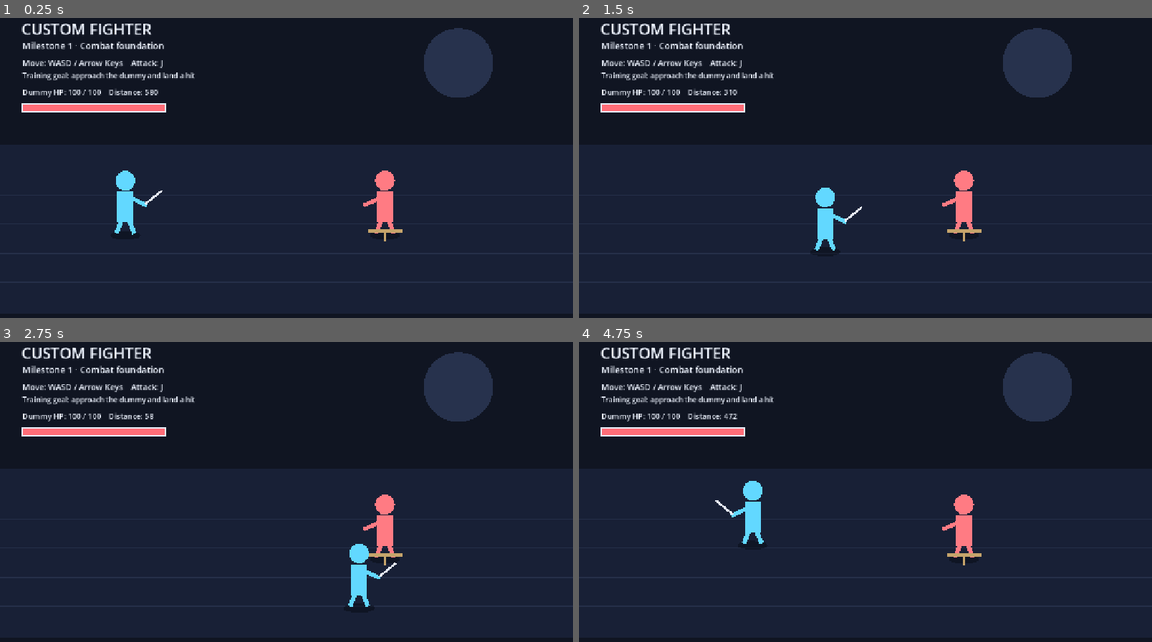
Above: before the commit, frames 1-4 (two rows, left to right).
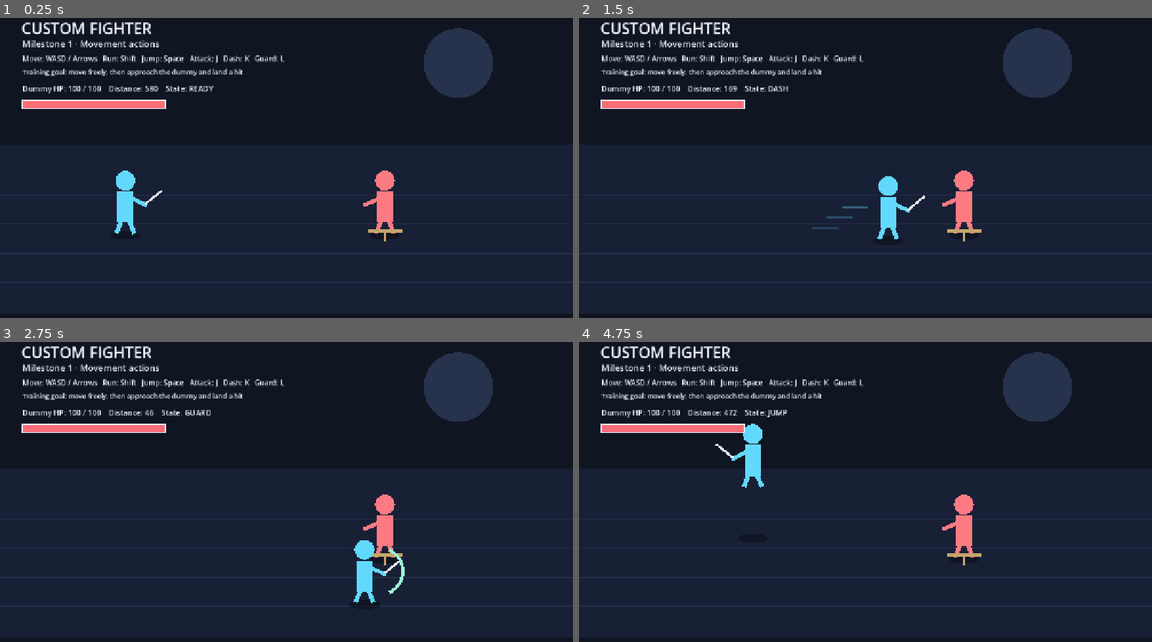
Above: after the commit, the same moments.

Repository: ws951125/custom-fighter
Game: Godot game, scene res://game/runtime/main.tscn
Two runs of this game, one before a commit and one after it. Both use one fixed random seed, a clock stepped at 60 frames per second and the inputs below.
Inputs:
- Up to frame 1 (0.25 s): no input
- Up to frame 2 (1.5 s): tap Enter at 0.5 s; hold D (move_right) 0.53-1.28 s; hold J (attack) 0.53-1.28 s; tap Space (jump, bound only after the commit) at 0.77, 1.07 s; tap K (dash, bound only after the commit) at 0.8, 1.35 s; hold S (move_down) from 1.28 s (still down)
- Up to frame 3 (2.75 s): tap Space (jump, bound only after the commit) at 1.52, 1.82 s; tap L (guard, bound only after the commit) at 1.55 s; release S (move_down) at 2.03 s; hold D (move_right) from 2.03 s (still down); hold L (guard, bound only after the commit) from 2.03 s (still down); tap Shift (run, bound only after the commit) at 2.3 s
- Up to frame 4 (4.75 s): release D (move_right) at 2.78 s; release L (guard, bound only after the commit) at 2.78 s; hold W (move_up) 2.78-3.53 s; tap Shift (run, bound only after the commit) at 2.85 s; tap Space (jump, bound only after the commit) at 3.02, 3.05, 3.32, 4.52 s; hold Space (jump, bound only after the commit) 3.53-4.28 s; hold A (move_left) from 3.53 s (still down); tap J (attack) at 3.8, 4.35 s; tap K (dash, bound only after the commit) at 4.55 s

The runs differ from the first frame. In frame 1, 3.6% of the frame differs, in the area x 3-50%, y 1-32%; in frame 2, 4.9%, in the area x 3-61%, y 1-79%; in frame 3, 4.2%; in frame 4, 4.8%.

Commit message:
Milestone 1: run, jump, dash and guard
* feat: add reusable movement state model

* feat: add run jump dash and guard to training room

* test: cover movement state transitions

* test: exercise run jump dash guard and combat in browser

* ci: fail on Godot parse and fatal runtime diagnostics

Diff:
--- /dev/null
+++ b/game/core/movement/movement_state.gd
@@ -0,0 +1,58 @@
+class_name MovementState
+extends RefCounted
+
+var jump_duration := 0.52
+var jump_height := 115.0
+var jump_elapsed := 0.0
+var jumping := false
+
+var dash_duration := 0.18
+var dash_distance := 190.0
+var dash_remaining := 0.0
+var dash_cooldown := 0.45
+var dash_cooldown_remaining := 0.0
+var dash_direction := 1.0
+
+func start_jump() -> bool:
+	if jumping:
+		return false
+	jumping = true
+	jump_elapsed = 0.0
+	return true
+
+func start_dash(direction: float) -> bool:
+	if dash_remaining > 0.0 or dash_cooldown_remaining > 0.0:
+		return false
+	dash_direction = 1.0 if direction >= 0.0 else -1.0
+	dash_remaining = dash_duration
+	dash_cooldown_remaining = dash_cooldown
+	return true
+
+func tick(delta: float) -> void:
+	var safe_delta := maxf(0.0, delta)
+
+	if jumping:
+		jump_elapsed += safe_delta
+		if jump_elapsed >= jump_duration:
+			jump_elapsed = jump_duration
+			jumping = false
+
+	dash_remaining = maxf(0.0, dash_remaining - safe_delta)
+	dash_cooldown_remaining = maxf(0.0, dash_cooldown_remaining - safe_delta)
+
+func jump_offset() -> float:
+	if not jumping or jump_duration <= 0.0:
+		return 0.0
+	var progress := clampf(jump_elapsed / jump_duration, 0.0, 1.0)
+	return sin(progress * PI) * jump_height
+
+func dash_velocity() -> float:
+	if dash_remaining <= 0.0 or dash_duration <= 0.0:
+		return 0.0
+	return dash_direction * (dash_distance / dash_duration)
+
+func is_dashing() -> bool:
+	return dash_remaining > 0.0
+
+func can_dash() -> bool:
+	return dash_remaining <= 0.0 and dash_cooldown_remaining <= 0.0
--- a/game/runtime/main.gd
+++ b/game/runtime/main.gd
@@ -1,9 +1,12 @@
 extends Control
 
 const CombatantState = preload("res://game/core/combat/combatant_state.gd")
+const MovementState = preload("res://game/core/movement/movement_state.gd")
 
 const MOVE_SPEED := 360.0
 const DEPTH_SPEED := 0.72
+const RUN_MULTIPLIER := 1.60
+const GUARD_MOVE_MULTIPLIER := 0.35
 const ATTACK_DAMAGE := 20
 const ATTACK_REACH_X := 128.0
 const ATTACK_REACH_DEPTH := 0.20
@@ -16,22 +19,32 @@
 
 var attack_timer := 0.0
 var attack_latched := false
+var jump_latched := false
+var dash_latched := false
+var player_guarding := false
+var player_running := false
 var dummy_hit_timer := 0.0
+var web_sync_accumulator := 0.0
+
 var dummy_state := CombatantState.new(100, 0)
+var movement_state := MovementState.new()
 var status_label: Label
 
 func _ready() -> void:
 	_ensure_input_actions()
-	_create_label("CUSTOM FIGHTER", Vector2(48, 30), 34)
-	_create_label("Milestone 1 · Combat foundation", Vector2(50, 76), 20)
-	_create_label("Move: WASD / Arrow Keys    Attack: J", Vector2(50, 116), 18)
-	_create_label("Training goal: approach the dummy and land a hit", Vector2(50, 146), 16)
-	status_label = _create_label("", Vector2(50, 182), 17)
+	_create_label("CUSTOM FIGHTER", Vector2(48, 28), 34)
+	_create_label("Milestone 1 · Movement actions", Vector2(50, 72), 20)
+	_create_label("Move: WASD / Arrows   Run: Shift   Jump: Space   Attack: J   Dash: K   Guard: L", Vector2(50, 108), 16)
+	_create_label("Training goal: move freely, then approach the dummy and land a hit", Vector2(50, 138), 15)
+	status_label = _create_label("", Vector2(50, 174), 17)
 
 	_set_web_state()
 	queue_redraw()
 
 func _process(delta: float) -> void:
+	_handle_action_edges()
+	movement_state.tick(delta)
+
 	var move_vector := Vector2(
 		Input.get_axis("move_left", "move_right"),
 		Input.get_axis("move_up", "move_down")
@@ -39,15 +52,30 @@
 	if move_vector.length_squared() > 1.0:
 		move_vector = move_vector.normalized()
 
-	player_x += move_vector.x * MOVE_SPEED * delta
-	player_depth += move_vector.y * DEPTH_SPEED * delta
+	player_guarding = Input.is_action_pressed("guard") and not movement_state.is_dashing()
+	player_running = (
+		Input.is_action_pressed("run")
+		and move_vector.length_squared() > 0.01
+		and not player_guarding
+		and not movement_state.is_dashing()
+	)
+
+	if movement_state.is_dashing():
+		player_x += movement_state.dash_velocity() * delta
+	else:
+		var speed_multiplier := RUN_MULTIPLIER if player_running else 1.0
+		if player_guarding:
+			speed_multiplier *= GUARD_MOVE_MULTIPLIER
+		player_x += move_vector.x * MOVE_SPEED * speed_multiplier * delta
+		player_depth += move_vector.y * DEPTH_SPEED * speed_multiplier * delta
+
 	player_x = clampf(player_x, 90.0, maxf(size.x, 1280.0) - 90.0)
 	player_depth = clampf(player_depth, 0.0, 1.0)
-	if absf(move_vector.x) > 0.01:
+	if absf(move_vector.x) > 0.01 and not movement_state.is_dashing():
 		player_facing = signf(move_vector.x)
 
 	var attacking := Input.is_action_pressed("attack")
-	if attacking and not attack_latched:
+	if attacking and not attack_latched and not player_guarding and not movement_state.is_dashing():
 		_begin_attack()
 	attack_latched = attacking
 
@@ -55,12 +83,36 @@
 	dummy_hit_timer = maxf(0.0, dummy_hit_timer - delta)
 	dummy_state.tick(delta)
 
-	status_label.text = "Dummy HP: %d / %d    Distance: %d" % [
+	status_label.text = "Dummy HP: %d / %d    Distance: %d    State: %s" % [
 		dummy_state.hp,
 		dummy_state.max_hp,
-		roundi(absf(dummy_x - player_x))
+		roundi(absf(dummy_x - player_x)),
+		_player_state_name()
 	]
+
+	web_sync_accumulator += delta
+	if web_sync_accumulator >= 0.05:
+		web_sync_accumulator = 0.0
+		_set_web_state()
 	queue_redraw()
+
+func _handle_action_edges() -> void:
+	var jump_pressed := Input.is_action_pressed("jump")
+	if jump_pressed and not jump_latched:
+		movement_state.start_jump()
+		_set_web_state()
+	jump_latched = jump_pressed
+
+	var dash_pressed := Input.is_action_pressed("dash")
+	if (
+		dash_pressed
+		and not dash_latched
+		and not Input.is_action_pressed("guard")
+		and not movement_state.jumping
+	):
+		movement_state.start_dash(player_facing)
+		_set_web_state()
+	dash_latched = dash_pressed
 
 func _begin_attack() -> void:
 	attack_timer = 0.22
@@ -93,20 +145,24 @@
 		var lane_y := lerpf(arena_top, arena_bottom, float(lane) / 4.0)
 		draw_line(Vector2(0.0, lane_y), Vector2(canvas_width, lane_y), Color(0.32, 0.39, 0.55, 0.22), 2.0)
 
-	var player_feet := Vector2(player_x, lerpf(arena_top, arena_bottom, player_depth))
+	var player_ground_feet := Vector2(player_x, lerpf(arena_top, arena_bottom, player_depth))
 	var dummy_feet := Vector2(dummy_x, lerpf(arena_top, arena_bottom, dummy_depth))
+	var jump_offset := movement_state.jump_offset()
+
+	if movement_state.is_dashing():
+		_draw_dash_lines(player_ground_feet)
 
 	if player_depth <= dummy_depth:
-		_draw_fighter(player_feet, Color("62d8ff"), player_facing, false)
+		_draw_fighter(player_ground_feet, Color("62d8ff"), player_facing, false, jump_offset, player_guarding)
 		_draw_fighter(dummy_feet, _dummy_color(), -1.0, true)
 	else:
 		_draw_fighter(dummy_feet, _dummy_color(), -1.0, true)
-		_draw_fighter(player_feet, Color("62d8ff"), player_facing, false)
-
-	_draw_health_bar(Vector2(50.0, 220.0), 320.0, dummy_state.hp, dummy_state.max_hp)
+		_draw_fighter(player_ground_feet, Color("62d8ff"), player_facing, false, jump_offset, player_guarding)
+
+	_draw_health_bar(Vector2(50.0, 214.0), 320.0, dummy_state.hp, dummy_state.max_hp)
 
 	if attack_timer > 0.0:
-		var player_y := player_feet.y
+		var player_y := player_ground_feet.y - jump_offset
 		var effect_center := Vector2(player_x + player_facing * 86.0, player_y - 82.0)
 		draw_circle(effect_center, 34.0, Color(0.35, 0.88, 1.0, 0.20))
 		draw_arc(effect_center, 43.0, 0.0, TAU, 32, Color("b8f3ff"), 5.0)
@@ -130,11 +186,19 @@
 		return Color("6f7484")
 	return Color("ff7b83")
 
-func _draw_fighter(feet: Vector2, body_color: Color, facing: float, is_dummy: bool) -> void:
+func _draw_fighter(
+	ground_feet: Vector2,
+	body_color: Color,
+	facing: float,
+	is_dummy: bool,
+	vertical_offset: float = 0.0,
+	guarding: bool = false
+) -> void:
 	var direction := 1.0 if facing >= 0.0 else -1.0
-	var shadow_scale := clampf(0.75 + ((feet.y / maxf(size.y, 720.0)) * 0.35), 0.78, 1.08)
-	_draw_shadow_ellipse(feet + Vector2(0.0, 4.0), Vector2(34.0, 10.0) * shadow_scale, Color(0.02, 0.03, 0.06, 0.45))
-
+	var shadow_scale := clampf(0.75 + ((ground_feet.y / maxf(size.y, 720.0)) * 0.35), 0.78, 1.08)
+	_draw_shadow_ellipse(ground_feet + Vector2(0.0, 4.0), Vector2(34.0, 10.0) * shadow_scale, Color(0.02, 0.03, 0.06, 0.45))
+
+	var feet := ground_feet + Vector2(0.0, -vertical_offset)
 	var head := feet + Vector2(0.0, -118.0)
 	var torso_top := feet + Vector2(-18.0, -94.0)
 	draw_circle(head, 22.0, body_color)
@@ -151,6 +215,23 @@
 		var weapon_end := feet + Vector2(direction * 82.0, -96.0)
 		draw_line(weapon_start, weapon_end, Color("e9edf7"), 5.0)
 
+	if guarding and not is_dummy:
+		var shield_center := feet + Vector2(direction * 34.0, -70.0)
+		var start_angle := -1.15 if direction > 0.0 else PI - 1.15
+		draw_arc(shield_center, 52.0, start_angle, start_angle + 2.30, 24, Color("9cf5d4"), 7.0)
+
+func _draw_dash_lines(ground_feet: Vector2) -> void:
+	for index in range(3):
+		var distance := 45.0 + float(index) * 34.0
+		var alpha := 0.34 - float(index) * 0.08
+		var y := ground_feet.y - 72.0 + float(index) * 24.0
+		draw_line(
+			Vector2(player_x - player_facing * distance, y),
+			Vector2(player_x - player_facing * (distance + 58.0), y),
+			Color(0.39, 0.85, 1.0, alpha),
+			5.0
+		)
+
 func _draw_shadow_ellipse(center: Vector2, radii: Vector2, color: Color) -> void:
 	var points := PackedVector2Array()
 	for index in range(25):
@@ -163,7 +244,11 @@
 	_register_key_action("move_right", [KEY_D, KEY_RIGHT])
 	_register_key_action("move_up", [KEY_W, KEY_UP])
 	_register_key_action("move_down", [KEY_S, KEY_DOWN])
+	_register_key_action("run", [KEY_SHIFT])
+	_register_key_action("jump", [KEY_SPACE])
 	_register_key_action("attack", [KEY_J])
+	_register_key_action("dash", [KEY_K])
+	_register_key_action("guard", [KEY_L])
 
 func _register_key_action(action_name: StringName, keys: Array) -> void:
 	if not InputMap.has_action(action_name):
@@ -175,12 +260,36 @@
 		event.physical_keycode = keycode
 		InputMap.action_add_event(action_name, event)
 
+func _player_state_name() -> String:
+	if player_guarding:
+		return "GUARD"
+	if movement_state.is_dashing():
+		return "DASH"
+	if movement_state.jumping:
+		return "JUMP"
+	if player_running:
+		return "RUN"
+	return "READY"
+
 func _set_web_state() -> void:
 	if not OS.has_feature("web"):
 		return
 	JavaScriptBridge.eval(
-		"document.documentElement.dataset.godotReady='true'; document.documentElement.dataset.dummyHp='%d'; console.log('CUSTOM_FIGHTER_STATE dummyHp=%d');" % [dummy_state.hp, dummy_state.hp]
+		"document.documentElement.dataset.godotReady='true';" +
+		"document.documentElement.dataset.dummyHp='%d';" % dummy_state.hp +
+		"document.documentElement.dataset.playerX='%.2f';" % player_x +
+		"document.documentElement.dataset.playerDepth='%.3f';" % player_depth +
+		"document.documentElement.dataset.playerJumping='%s';" % _bool_text(movement_state.jumping) +
+		"document.documentElement.dataset.playerJumpOffset='%.2f';" % movement_state.jump_offset() +
+		"document.documentElement.dataset.playerDashing='%s';" % _bool_text(movement_state.is_dashing()) +
+		"document.documentElement.dataset.playerRunning='%s';" % _bool_text(player_running) +
+		"document.documentElement.dataset.playerGuarding='%s';" % _bool_text(player_guarding) +
+		"document.documentElement.dataset.playerState='%s';" % _player_state_name() +
+		"console.log('CUSTOM_FIGHTER_STATE dummyHp=%d state=%s');" % [dummy_state.hp, _player_state_name()]
 	)
+
+func _bool_text(value: bool) -> String:
+	return "true" if value else "false"
 
 func _create_label(text_value: String, at: Vector2, font_size: int) -> Label:
 	var label := Label.new()
--- a/tests/test_runner.gd
+++ b/tests/test_runner.gd
@@ -2,6 +2,7 @@
 
 const CombatMath = preload("res://game/core/combat/combat_math.gd")
 const CombatantState = preload("res://game/core/combat/combatant_state.gd")
+const MovementState = preload("res://game/core/movement/movement_state.gd")
 
 var failures := 0
 
@@ -11,6 +12,7 @@
 func _run() -> void:
 	_test_combat_math()
 	_test_combatant_state()
+	_test_movement_state()
 	_test_skill_fixture()
 
 	if failures == 0:
@@ -47,6 +49,26 @@
 	fighter.apply_damage(999)
 	_check(fighter.hp == 0 and fighter.is_defeated(), "combatant defeat clamps HP")
 
+func _test_movement_state() -> void:
+	var movement := MovementState.new()
+	_check(not movement.jumping and not movement.is_dashing(), "movement starts grounded")
+	_check(movement.start_jump(), "jump starts")
+	_check(not movement.start_jump(), "double jump rejected")
+	movement.tick(0.13)
+	_check(movement.jumping and movement.jump_offset() > 0.0, "jump arc rises")
+	movement.tick(0.50)
+	_check(not movement.jumping and is_zero_approx(movement.jump_offset()), "jump returns to ground")
+
+	_check(movement.start_dash(1.0), "dash starts")
+	_check(movement.is_dashing() and movement.dash_velocity() > 0.0, "dash moves right")
+	_check(not movement.start_dash(-1.0), "dash cannot restart while active")
+	movement.tick(0.20)
+	_check(not movement.is_dashing(), "dash duration completes")
+	_check(not movement.can_dash(), "dash cooldown remains")
+	movement.tick(0.30)
+	_check(movement.can_dash(), "dash cooldown completes")
+	_check(movement.start_dash(-1.0) and movement.dash_velocity() < 0.0, "dash supports left direction")
+
 func _test_skill_fixture() -> void:
 	var raw := FileAccess.get_file_as_string("res://content/skills/fireball.sample.json")
 	_check(not raw.is_empty(), "skill fixture exists")
Not shown, changed: .github/workflows/ci.yml
Not shown, changed: tests/web_smoke.mjs
